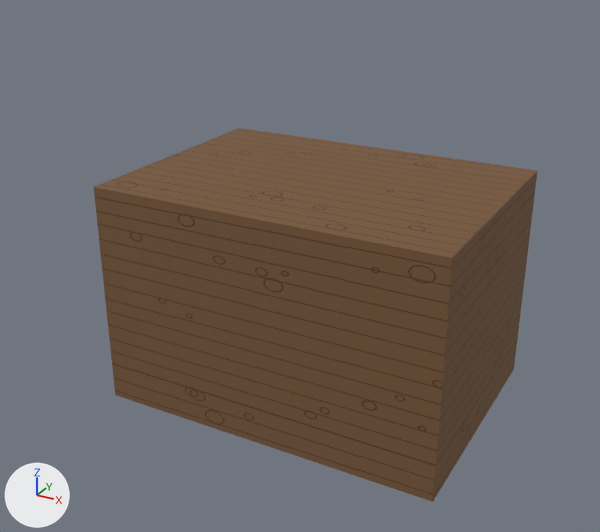
The OBJ model Assets/ProjectOEN/ProductionArt/Meshes/props_tools/pr-004_supply_crate__open.obj: old version first, new version second.
Rendered twice from a camera (50 mm lens) standing at (1.004, -1.953, 1.349) and looking at (-0.019, -0.093, 0.419). The axes (+X, +Y, +Z) are drawn at lower left. The lights are the same throughout. The first picture is the older version. Where no turn or scale is listed for an object, it has been applied to the vertices. Vertices at exactly the same position are counted once.

Names of what the first picture shows: 'pr-004_supply_crate__open'.
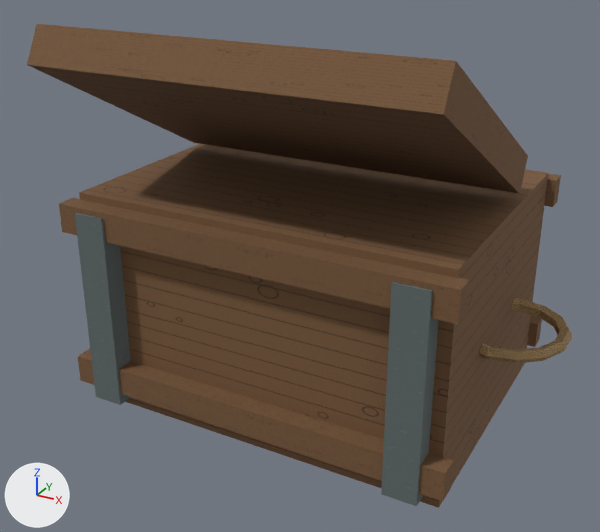
Changed parts and their boxes [x1, y1, x2, y2] in the pictures (600 x 532 px):
'pr-004_supply_crate__open', reshaped (23% wider, 29% taller): before [94, 128, 538, 502]; after [27, 24, 573, 508]
part 1 of me_pr_004_supply_crate__open, added (brown): after [79, 144, 548, 508]
part 2 of me_pr_004_supply_crate__open, added: after [527, 315, 542, 347]
part 3 of me_pr_004_supply_crate__open, added (brown): after [78, 349, 453, 501]
part 4 of me_pr_004_supply_crate__open, added: after [544, 174, 561, 207]
part 5 of me_pr_004_supply_crate__open, added (brown): after [59, 198, 470, 324]
part 6 of me_pr_004_supply_crate__open, added: after [75, 213, 131, 405]
part 7 of me_pr_004_supply_crate__open, added: after [381, 282, 439, 506]
part 8 of me_pr_004_supply_crate__open, added (brown): after [479, 298, 573, 363]
part 9 of me_pr_004_supply_crate__open, built on: before [94, 128, 538, 502]; after [27, 24, 528, 194]

The change, as a diff of the scene's bpy script:
```diff
--- a/Assets/ProjectOEN/ProductionArt/Meshes/props_tools/pr-004_supply_crate__open.obj.py
+++ b/Assets/ProjectOEN/ProductionArt/Meshes/props_tools/pr-004_supply_crate__open.obj.py
@@ img_char_albedo_png @@
+img_char_albedo_png = load_image('char_albedo.png', '../../Materials/Textures/char_albedo.png', 512, 512, 'sRGB')
@@ img_rope_albedo_png @@
+img_rope_albedo_png = load_image('rope_albedo.png', '../../Materials/Textures/rope_albedo.png', 512, 512, 'sRGB')
@@ mat_char @@
+mat_char = principled_material('Char')
+mat_char.texture = img_char_albedo_png
+mat_char.roughness = 0.89
@@ mat_rope @@
+mat_rope = principled_material('Rope')
+mat_rope.texture = img_rope_albedo_png
+mat_rope.roughness = 0.89
@@ me_pr_004_supply_crate__open @@
 # used by ob_pr_004_supply_crate__open; location = (0.0, 0.0, 0.0)
-me_pr_004_supply_crate__open.from_pydata(...)  # 24 vertices, 36 faces; spans x -0.5..0.5, y -0.36..0.36, z 0.0..0.65
+me_pr_004_supply_crate__open.from_pydata(...)  # 244 vertices, 436 faces; spans x -0.709..0.709, y -0.524..0.483, z 0.014..1.084
+# me_pr_004_supply_crate__open part 1: a new loose piece, a box spanning x -0.525..0.525, y -0.39..0.39, z 0.014..0.639, in mat_wood (picture img_wood_albedo_png)
+# me_pr_004_supply_crate__open part 2: a new loose piece, a box spanning x -0.55..0.55, y 0.387..0.442, z 0.08..0.16, in mat_wood (picture img_wood_albedo_png)
+# me_pr_004_supply_crate__open part 3: a new loose piece, a box spanning x -0.55..0.55, y -0.442..-0.387, z 0.08..0.16, in mat_wood (picture img_wood_albedo_png)
+# me_pr_004_supply_crate__open part 4: a new loose piece, a box spanning x -0.55..0.55, y 0.388..0.443, z 0.54..0.62, in mat_wood (picture img_wood_albedo_png)
+# me_pr_004_supply_crate__open part 5: a new loose piece, a box spanning x -0.55..0.55, y -0.442..-0.387, z 0.54..0.62, in mat_wood (picture img_wood_albedo_png)
+# me_pr_004_supply_crate__open part 6: a new loose piece, a box spanning x -0.49..-0.4, y -0.45..-0.39, z 0.048..0.605, in mat_metal (picture img_metal_albedo_png)
+# me_pr_004_supply_crate__open part 7: a new loose piece, a box spanning x 0.4..0.49, y -0.45..-0.39, z 0.048..0.605, in mat_metal (picture img_metal_albedo_png)
+# me_pr_004_supply_crate__open part 8: a new loose piece of 70 vertices spanning x 0.381..0.709, y -0.168..0.168, z 0.309..0.344, in mat_rope (picture img_rope_albedo_png)
+# me_pr_004_supply_crate__open part 9
+# 8 vertices are removed from x -0.5..0.5, y -0.36..0.36, z 0.0..0.65
+# 12 faces are deleted
+# 24 vertices are added at x -0.515..0.515, y -0.524..0.483, z 0.046..1.084
+# 36 new faces join them, mat_wood (picture img_wood_albedo_png)
+# other edits to the shape of me_pr_004_supply_crate__open do not show in these pictures
 me_pr_004_supply_crate__open.materials.append(mat_wood)
 me_pr_004_supply_crate__open.materials.append(mat_metal)
+me_pr_004_supply_crate__open.materials.append(mat_rope)  # picture img_rope_albedo_png
+me_pr_004_supply_crate__open.materials.append(mat_char)  # picture img_char_albedo_png
```
